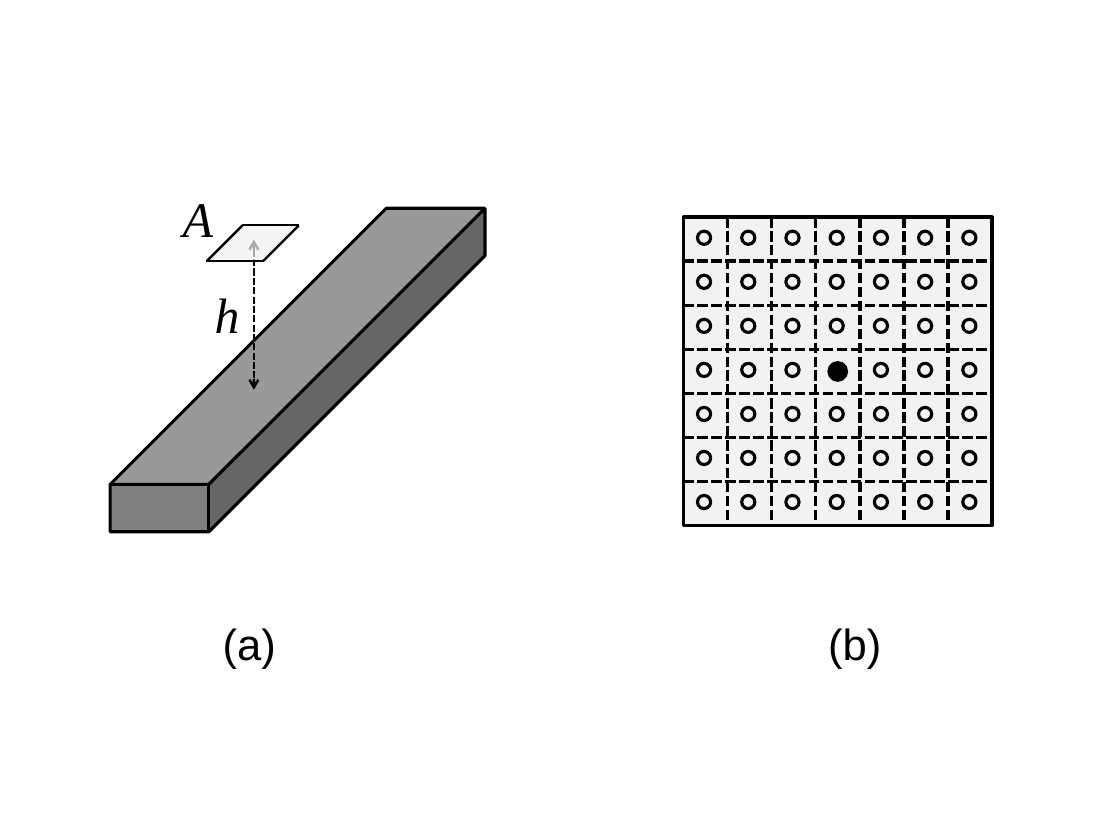
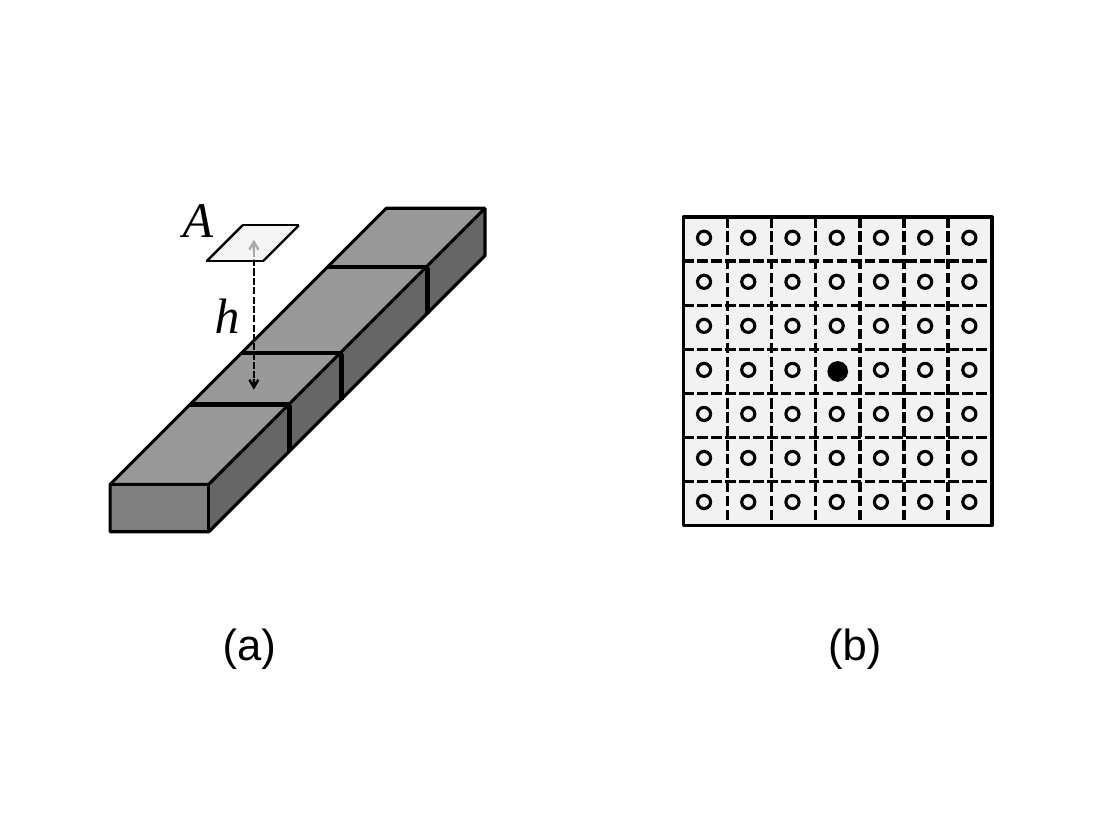
Before and after one commit to pinga-lab/magnetization-rock-sample, a slide deck: slide 12 of manuscript/Figs/Aspectos_geometricos.pptx. Drawn at 1120x840 pixels with LibreOffice and Linux fonts; fonts in the diff are those of the drawing. Boxes give left, top, right and bottom in pixels: in the first picture for what was removed or moved away, otherwise in the second. Text is boxed around its words. In the diff, an @@ line names an element or a change of style, - is before the commit and + after.

```diff
--- a/manuscript/Figs/Aspectos_geometricos.pptx
+++ b/manuscript/Figs/Aspectos_geometricos.pptx
@@ line added from (328, 267) to (429, 267), #000000 3 pt @@
@@ line added from (428, 268) to (428, 314), #000000 3 pt @@
@@ line added from (242, 353) to (344, 353), #000000 3 pt @@
@@ line added from (342, 354) to (342, 400), #000000 3 pt @@
@@ line added from (189, 404) to (291, 404), #000000 3 pt @@
@@ line added from (289, 405) to (289, 451), #000000 3 pt @@
```
Also in this commit, not shown: 3 other files.
